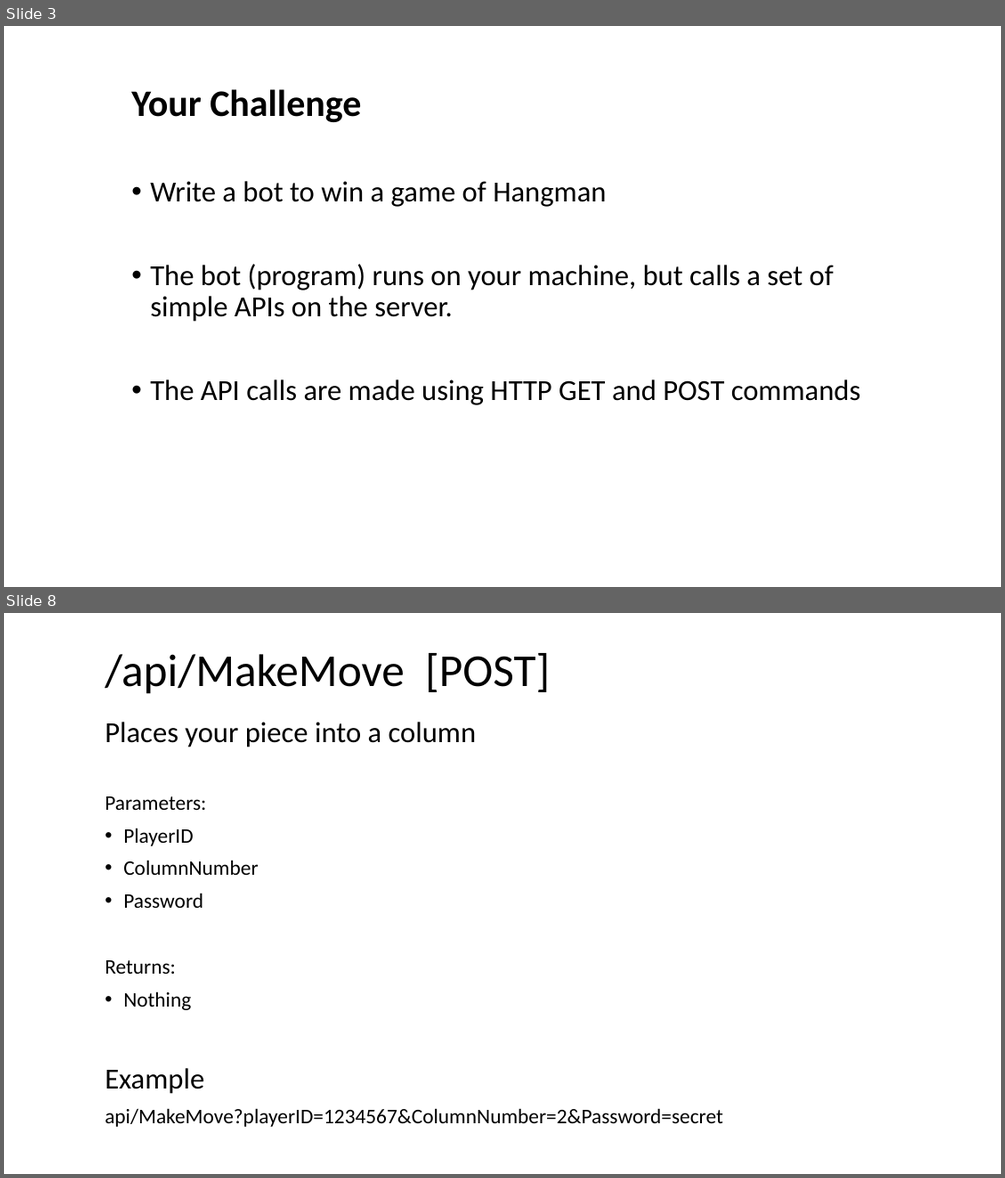
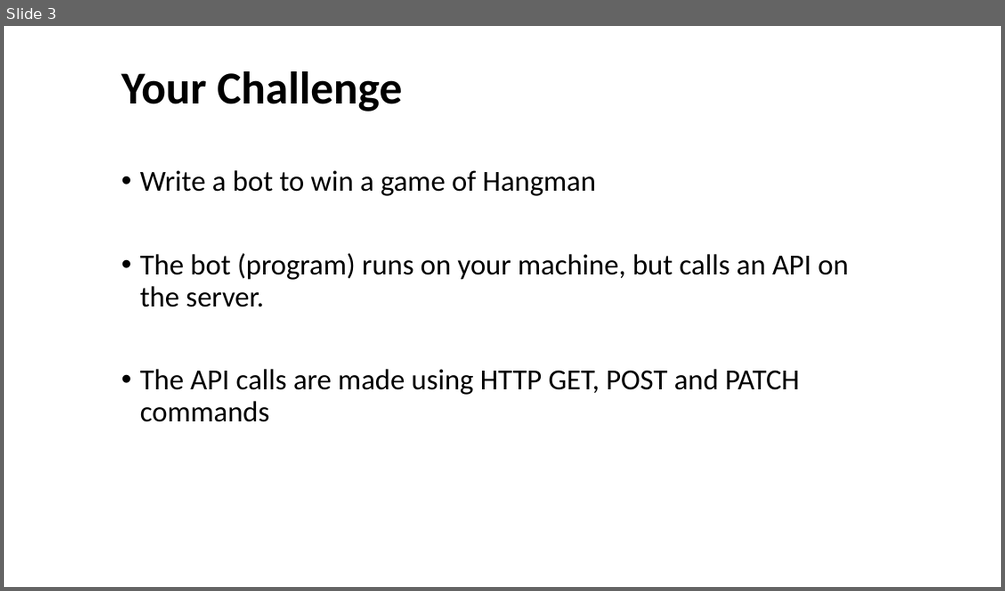
Before and after one commit to BatFace/Connect4, a slide deck: CodeDojoIntroMaterials/Hangman.pptx. Shown one above the other, each under a label of ours: slides 3 and 8 before the commit, slide 3 after it; the slides between them are not shown. The pictures are 1005x1178 and 1005x591 pixels, drawn with LibreOffice and Linux fonts; fonts in the diff are those of the drawing; background and template pictures are left out. Boxes give left, top, right and bottom in pixels: in the first picture for what was removed or moved away, otherwise in the second. Text is boxed around its words. In the diff, an @@ line names an element or a change of style, - is before the commit and + after.

```diff
--- a/CodeDojoIntroMaterials/Hangman.pptx
+++ b/CodeDojoIntroMaterials/Hangman.pptx
@@ slide 8 removed at [4, 613, 1001, 1174], background #FFFFFF @@
@@ title removed at [105, 653, 550, 694] @@
-/api/MakeMove [POST]
@@ text removed at [105, 722, 723, 1127] @@
-Places your piece into a column
-Parameters:
-• PlayerID
-• ColumnNumber
-• Password
-Returns:
-• Nothing
-Example
-api/MakeMove?playerID=1234567&ColumnNumber=2&Password=secret
@@ slide 3 changed as well @@
@@ text "Your Challenge": place and size @@
-text "Your Challenge" at [131, 89, 861, 405]
+text "Your Challenge" at [121, 71, 848, 422]
@@ text at [121, 71, 402, 111]: size 36 to 44 pt in "Your Challenge" @@
@@ text at [140, 253, 848, 422]: text changed @@
-• The bot (program) runs on your machine, but calls a set of simple APIs on the server.
-• The API calls are made using HTTP GET and POST commands
+• The bot (program) runs on your machine, but calls an API on the server.
+• The API calls are made using HTTP GET, POST and PATCH commands
```
Also in this commit, not shown: 3 other slides changed, 5 other slides removed, 2 other files.
